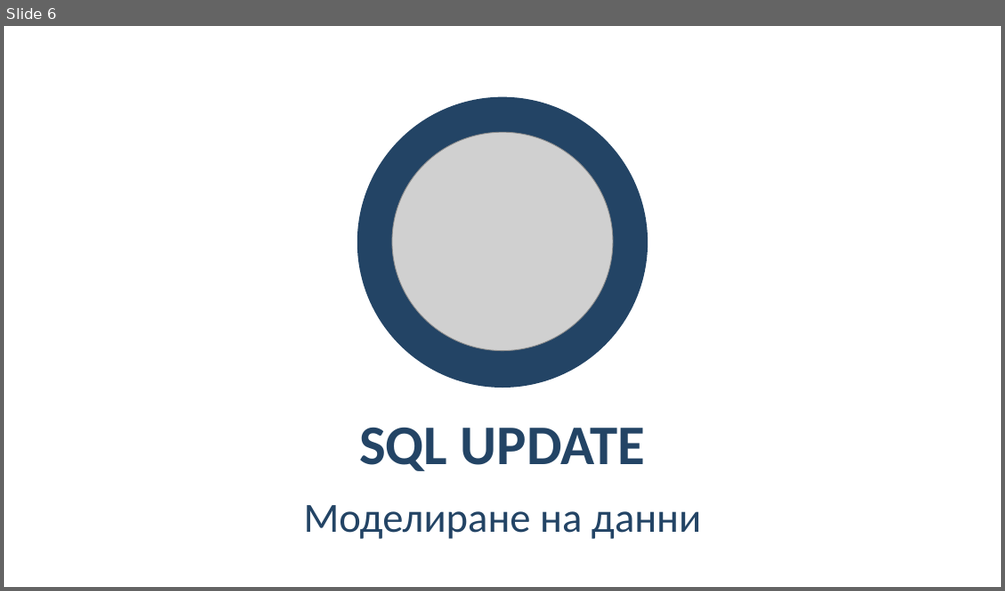
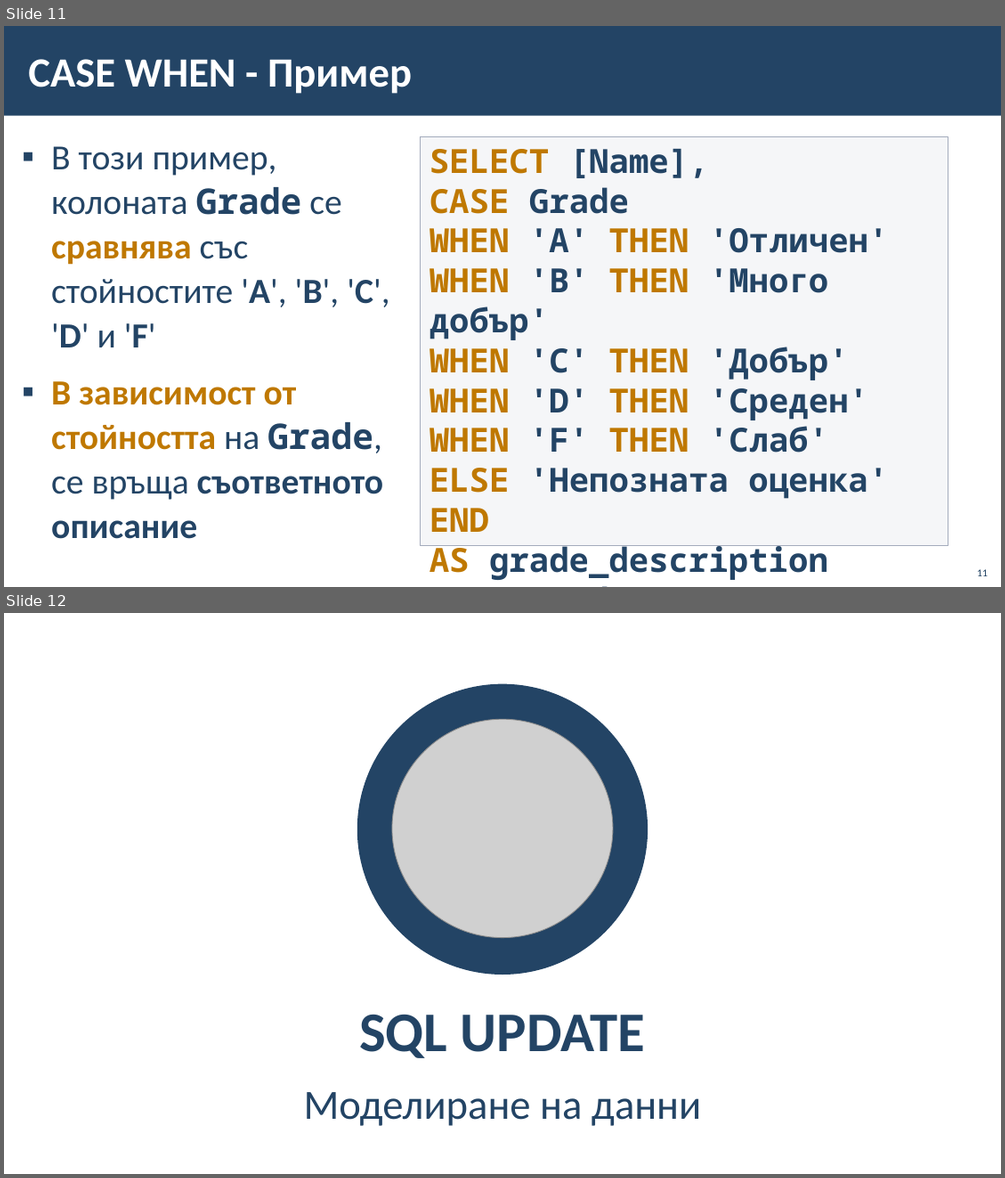
Before and after one commit to BG-IT-Edu/School-Programming, a slide deck: Courses/Software-Sciences/Module-3-Databases-New/05-SQL-INSERT-UPDATE-DELETE/05-SQL-INSERT-UPDATE-DELETE.pptx. Shown one above the other, each under a label of ours: slide 6 before the commit, slides 11 and 12 after it. The pictures are 1005x591 and 1005x1178 pixels, drawn with LibreOffice and Linux fonts; fonts in the diff are those of the drawing; grey boxes stand for pictures; background and template pictures are left out. Boxes give left, top, right and bottom in pixels: in the first picture for what was removed or moved away, otherwise in the second. Text is boxed around its words. In the diff, an @@ line names an element or a change of style, - is before the commit and + after.

```diff
--- a/Courses/Software-Sciences/Module-3-Databases-New/05-SQL-INSERT-UPDATE-DELETE/05-SQL-INSERT-UPDATE-DELETE.pptx
+++ b/Courses/Software-Sciences/Module-3-Databases-New/05-SQL-INSERT-UPDATE-DELETE/05-SQL-INSERT-UPDATE-DELETE.pptx
@@ slide 11 added at [4,26,1001,587], background #FFFFFF @@
@@ rectangle added at [4,26,1001,116], fill #234465 @@
@@ title added at [28,59,412,94], 40 pt, text #FFFFFF, bold @@
+CASE WHEN - Пример
@@ text added at [51,146,389,539], 34 pt, text #234465, bold @@
+▪ В този пример, колоната Grade се сравнява със стойностите 'A', 'B', 'C', 'D' и 'F'
+▪ В зависимост от стойността на Grade, се връща съответното описание
@@ rectangle added at [421,136,947,545], fill #C2C7D2 at 15% opacity, outline #A3ABBC 1 pt, 32 pt, text #234465, bold @@
+SELECT [Name],
+CASE Grade
+WHEN 'A' THEN 'Отличен'
+WHEN 'B' THEN 'Много добър'
+WHEN 'C' THEN 'Добър'
+WHEN 'D' THEN 'Среден'
+WHEN 'F' THEN 'Слаб'
+ELSE 'Непозната оценка' END
+AS grade_description
+FROM Сtudents
@@ page number added at [977,569,987,576], 10 pt, text #234465 @@
+11
@@ what was slide 6 is now slide 12 @@
```
Also in this commit, not shown: 5 other slides added.
